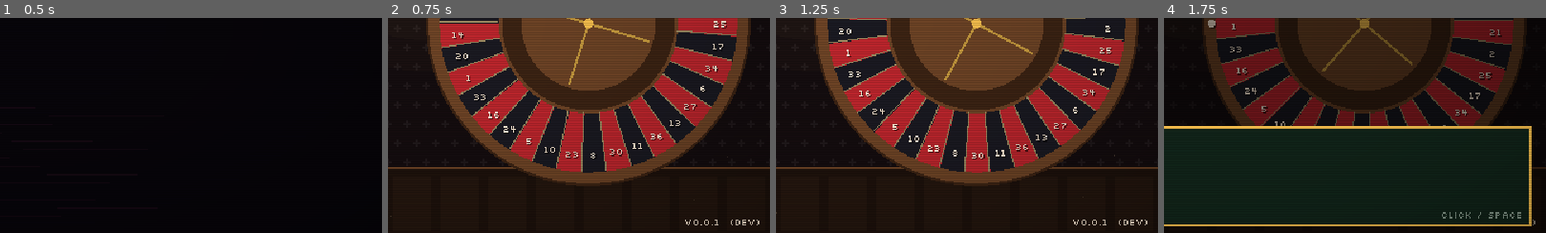
Above: before the commit, frames 1-4 (left to right).
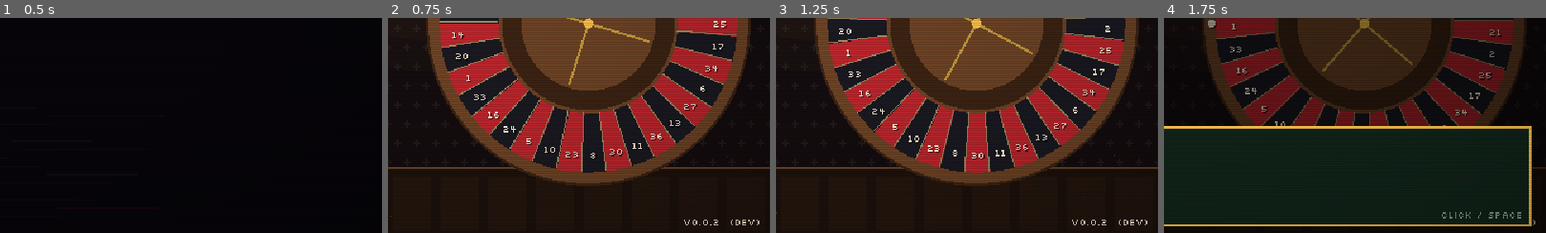
Above: after the commit, the same moments.

Repository: sugnauk/Rouletter
Game: Godot game, scene res://scenes/main.tscn
Same seed, same stepped clock (60 frames per second), same inputs: the game is played once before the commit and once after it.
Inputs (mouse positions are % of the whole screen's width and height, from its top left):
- Up to frame 1 (0.5 s): no input
- Up to frame 2 (0.75 s): tap Enter at 0.5, 0.6 s; click (50, 50) at 0.67 s
- Up to frame 3 (1.25 s): tap Space at 0.77 s
- Up to frame 4 (1.75 s): click "New Run" at 1.25 s
The pictures show only the part of the screen within x 50-100%, y 49-99%; the shares and areas given below are measured in that part.

Frame 1 is identical in both runs. In frame 2, 0.1% of the frame differs, in the area x 77-87%, y 93-97%; in frame 3, 0.1%; in frame 4, nothing differs.

Commit message:
0.0.2: staged vendors for new players, one-time tips (flaws, rarity, spare Take, levelling)
Co-Authored-By: Claude Opus 5.5 <noreply@anthropic.com>
Claude-Session: https://claude.ai/code/session_013q6d3yRkHgTahmnKYGjD8n

Diff:
--- a/core/run_state.gd
+++ b/core/run_state.gd
@@ -42,6 +42,7 @@
 var vouchers: Array = []         ## run-wide perks from the Dealer
 var best_spin: float = 0.0       ## run summary: the biggest single spin
 var beaten: Array = []           ## run summary: Enforcers beaten this run
+var new_player := false          ## first runs: vendors open up one at a time (see _vendor_open)
 var total_take: float = 0.0
 var nights_cleared: int = 0
 var message: String = ""
@@ -93,7 +94,7 @@
 
 const SAVE_FIELDS := ["wheel_id", "phase", "unlocked", "cash", "inventory", "stack_size", "stack_buys",
 	"stack_owed", "loan_pct", "last_bets", "night", "table_idx", "table", "shop", "enforcer_order", "acts",
-	"total_take", "nights_cleared", "message", "overflow", "favours", "vouchers", "best_spin", "beaten"]
+	"total_take", "nights_cleared", "message", "overflow", "favours", "vouchers", "best_spin", "beaten", "new_player"]
 
 
 ## Everything needed to pick the run up again later (only meaningful mid-run).
@@ -486,11 +487,24 @@
 
 ## Who is working the Cage this visit: the Cashier, plus others drawn from the unlocked pool.
 ## They stay for the whole visit (rerolls refresh their stock, not the staff).
+## New players meet the Cage a window at a time: only the Cashier on night 1, the Pit Boss
+## from night 2, the Loan Shark and Dealer once an Enforcer has been beaten.
+func _vendor_open(v: String) -> bool:
+	if not new_player:
+		return true
+	match v:
+		"pit_boss":
+			return night >= 1
+		"loan_shark", "dealer":
+			return not beaten.is_empty()
+	return true
+
+
 func _pick_vendors() -> Array:
 	var vendors := [Content.ALWAYS_VENDOR]
 	var pool := []
 	for v in Content.VENDORS:
-		if v != Content.ALWAYS_VENDOR and (Content.VENDORS[v].unlock == 0 or v in unlocked):
+		if v != Content.ALWAYS_VENDOR and (Content.VENDORS[v].unlock == 0 or v in unlocked) and _vendor_open(v):
 			pool.append(v)
 	pool = rng.shuffle(pool)
 	while vendors.size() < Content.VENDORS_PER_VISIT and not pool.is_empty():
--- a/core/story.gd
+++ b/core/story.gd
@@ -143,6 +143,18 @@
 		{"speaker": "Dolores", "text": "Chips you buy go on the felt for good and score every time they hit. Place them before you leave."}]},
 }
 
+## One-time tips, the first time something new turns up.
+const TIPS := {
+	"flaw": {"id": "tip_flaw", "lines": [
+		{"speaker": "Dolores", "text": "See the red tag on that chip? CRK, HOT or STK. The Fence's goods are cheap because something's wrong with them. Hover to see what."}]},
+	"rarity": {"id": "tip_rarity", "lines": [
+		{"speaker": "Dolores", "text": "A blue frame means rare, gold means legendary. You won't see those every night, sugar."}]},
+	"spare": {"id": "tip_spare", "lines": [
+		{"speaker": "Dolores", "text": "You scored past the payment. That extra is your spare Take: the Dealer takes it as payment, when he's working."}]},
+	"level": {"id": "tip_level", "lines": [
+		{"speaker": "Dolores", "text": "You've already got one of those on the felt. Put this one right on top of it and it levels up instead."}]},
+}
+
 ## The first time a vendor's window opens in the Cage.
 const VENDOR_INTROS := {
 	"cashier": {"id": "meet_cashier", "title": "The Cashier", "lines": [
--- a/core/version.gd
+++ b/core/version.gd
@@ -4,7 +4,7 @@
 ## The deploy workflow overwrites BUILD with the commit hash and build time, so "dev" means a
 ## local/editor run.
 
-const VERSION := "0.0.1"
+const VERSION := "0.0.2"
 const BUILD := "dev"
 
 
--- a/scenes/main.gd
+++ b/scenes/main.gd
@@ -197,7 +197,13 @@
 				var intro: Dictionary = Story.VENDOR_INTROS.get(v, {})
 				if not intro.is_empty() and intro.id not in profile.seen_beats:
 					_queue_scene(intro)
-			go("shop", "THE CAGE", " and ".join(names) + " are open", P.GOLD)
+			if run.overflow > 0:
+				tip("spare")
+			if run.shop.stock.any(func(it): return it.get("flaw", "") != ""):
+				tip("flaw")
+			if run.shop.stock.any(func(it): return it.type in ["chip", "upgrade", "rule"] and Content.rarity_of(it.id) != "common"):
+				tip("rarity")
+			go("shop", "THE CAGE", " and ".join(names) + (" is open" if names.size() == 1 else " are open"), P.GOLD)
 		_:
 			if run.phase == RunState.Phase.VICTORY:
 				go("end", "THE OWNER FALLS" if run.acts == 2 else "PAID IN FULL", "The Floor Above is yours, for tonight" if run.acts == 2 else "Mr. Vance almost smiles", P.GOOD)
@@ -217,6 +223,7 @@
 
 func start_run(wheel: String, acts: int = 1) -> void:
 	run.start_run(int(Time.get_unix_time_from_system()) ^ randi(), wheel, profile.unlocked, acts)
+	run.new_player = profile.best_night == 0 and profile.wins == 0
 	run_feats = []
 	Sfx.play("click")
 	if Story.TUTORIAL.table.id not in profile.seen_beats:
@@ -248,6 +255,19 @@
 		pending_lines.append({"speaker": e.name, "text": e.defeat})
 		if run.phase == RunState.Phase.SHOP:
 			_queue_scene(Story.interlude(run.night + 1, profile))
+
+
+## Queue a one-time tip (Story.TIPS) if it hasn't been shown before.
+func tip(key: String, now: bool = false) -> void:
+	var t: Dictionary = Story.TIPS[key]
+	if t.id in profile.seen_beats:
+		return
+	if now:
+		profile.seen_beats.append(t.id)
+		save_profile()
+		say(t.lines)
+	else:
+		_queue_scene(t)
 
 
 ## Queue a story scene to play after the next loading card, and remember it for the Journal.
--- a/scenes/screens/shop_screen.gd
+++ b/scenes/screens/shop_screen.gd
@@ -364,8 +364,11 @@
 func _buy(i: int) -> void:
 	var run = main.run
 	var item: Dictionary = run.shop.stock[i]
+	var owned_twin: bool = item.type == "chip" and run.felt.perm_chips().any(func(c): return c.kind == item.id and c.flaw == item.get("flaw", ""))
 	if run.buy(i):
 		main.profile.note_used(item.id)
+		if owned_twin:
+			main.tip("level", true)
 		Sfx.play("buy")
 		var tp := _token_pos(i)
 		main.fx.burst(tp, 22, [P.GOLD, P.CREAM, P.chip_color(item.id)], 130.0)
--- a/tests/run_tests.gd
+++ b/tests/run_tests.gd
@@ -24,7 +24,7 @@
 		"test_link", "test_pinned_sector", "test_croupier", "test_ledger", "test_compounding_mint_respin",
 		"test_collector", "test_wildcard_zero", "test_en_prison", "test_red_streak", "test_hot_hand",
 		"test_signature", "test_thirteen", "test_enforcers", "test_resolver_is_pure", "test_odds",
-		"test_run_table_flow", "test_rebet_and_clear", "test_pit_b …(157 unchanged characters)… ity_and_levels", "test_version", "test_shop", "test_lose_and_bust", "test_rent_control_target",
+		"test_run_table_flow", "test_rebet_and_clear", "test_pit_b …(157 unchanged characters)… ity_and_levels", "test_version", "test_staged_vendors", "test_shop", "test_lose_and_bust", "test_rent_control_target",
 		"test_full_run_victory", "test_seeded_reproducible", "test_profile", "test_story_beats", "test_sfx_synth",
 	]:
 		call(t)
@@ -636,6 +636,27 @@
 	check(Version.label().begins_with("v" + Version.VERSION), "title label shows the version")
 
 
+func test_staged_vendors() -> void:
+	var run = new_run()
+	run.new_player = true
+	check(run._pick_vendors() == ["cashier"], "first night: only the Cashier")
+	run.night = 1
+	for i in range(10):
+		var v: Array = run._pick_vendors()
+		check(v.size() == 2 and v[1] == "pit_boss", "night 2: the Pit Boss joins")
+	run.beaten = ["sal"]
+	var seen := {}
+	for i in range(40):
+		seen[run._pick_vendors()[1]] = true
+	check(seen.has("loan_shark") and seen.has("dealer"), "after an Enforcer: Loan Shark and Dealer too")
+	run.new_player = false
+	run.night = 0
+	run.beaten = []
+	check(run._pick_vendors().size() == 2, "returning players get two windows from the start")
+	for k in Story.TIPS:
+		check(Story.TIPS[k].id.begins_with("tip_") and not Story.TIPS[k].lines.is_empty(), "tip %s" % k)
+
+
 func test_shop() -> void:
 	var run = new_run()
 	run.place_bet("S17", 1)
--- a/tools/ui_smoke.gd
+++ b/tools/ui_smoke.gd
@@ -49,6 +49,8 @@
 			main.route()],
 		[9.5, func(): _close_dialogue()],
 		[9.6, func(): shot("06_shop")],
+		[9.65, func(): _staff(["cashier"])],
+		[9.75, func(): shot("06e_shop_cashier_only")],
 		[9.8, func(): _staff(["cashier", "fence"])],
 		[10.0, func(): shot("06b_shop_fence")],
 		[10.1, func(): _staff(["cashier", "loan_shark"])],
Not shown, changed: CHANGELOG.md
